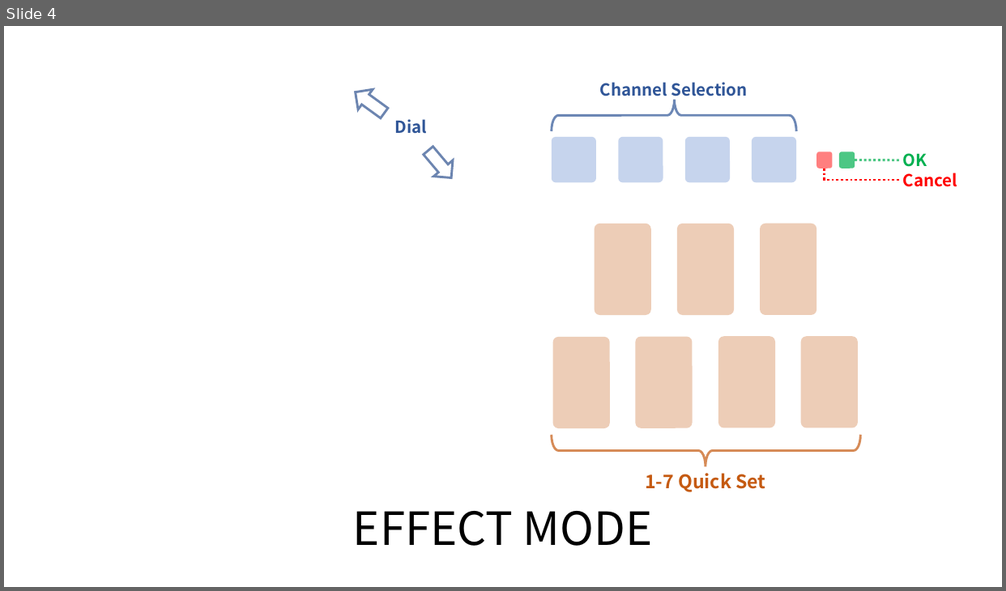
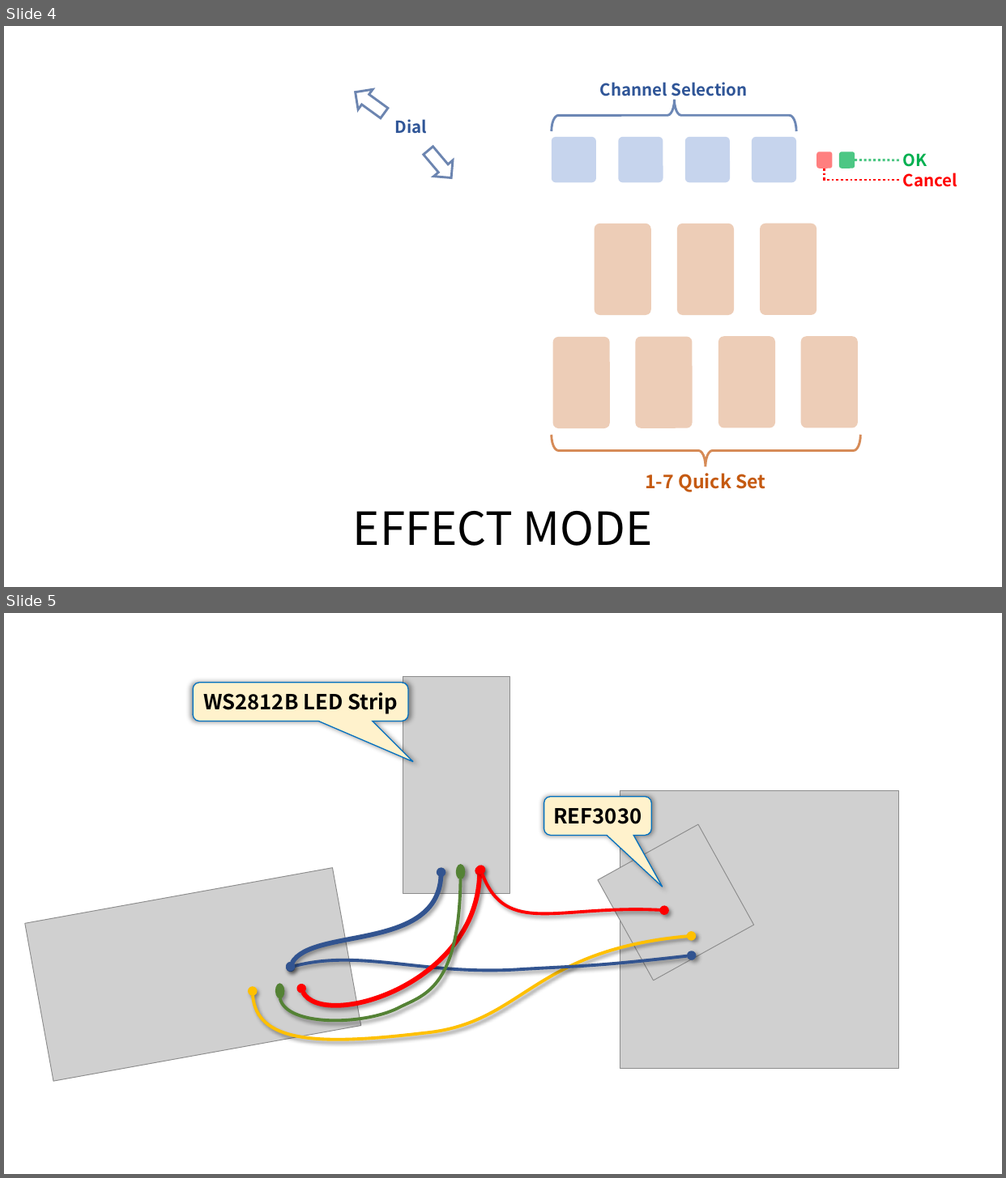
Before and after one commit to whowechina/iidx_pico, a slide deck: doc/Firmware_manual.pptx. Shown one above the other, each under a label of ours: slide 4 before the commit, slides 4 and 5 after it. The pictures are 1006x591 and 1006x1178 pixels, drawn with LibreOffice and Linux fonts; fonts in the diff are those of the drawing; grey boxes stand for pictures; background and template pictures are left out. Boxes give left, top, right and bottom in pixels: in the first picture for what was removed or moved away, otherwise in the second. Text is boxed around its words. In the diff, an @@ line names an element or a change of style, - is before the commit and + after.

```diff
--- a/doc/Firmware_manual.pptx
+++ b/doc/Firmware_manual.pptx
@@ slide 5 added at [4, 613, 1002, 1174], background #FFFFFF @@
@@ rounded speech box added at [193, 683, 408, 722], fill #FFF2CC, outline #0070C0 1 pt, 20 pt, text #000000, bold @@
+WS2812B LED Strip
@@ picture added at [403, 677, 511, 894] @@
@@ rounded speech box added at [543, 796, 651, 835], fill #FFF2CC, outline #0070C0 1 pt, 20 pt, text #000000, bold @@
+REF3030
@@ picture added at [620, 790, 898, 1069] @@
@@ picture added at [598, 824, 754, 980] @@
@@ picture added at [25, 868, 361, 1081] @@
@@ freeform shape added at [279, 872, 461, 1020], outline #548235 3 pt @@
@@ freeform shape added at [291, 873, 441, 967], outline #325491 4.5 pt @@
@@ freeform shape added at [301, 871, 479, 1005], outline #FF0000 4.5 pt @@
@@ freeform shape added at [481, 870, 664, 914], outline #FF0000 3 pt @@
@@ freeform shape added at [253, 936, 691, 1040], outline #FFC000 3 pt @@
@@ freeform shape added at [291, 956, 692, 971], outline #325491 3 pt @@
```
Also in this commit, not shown: 5 other files.
